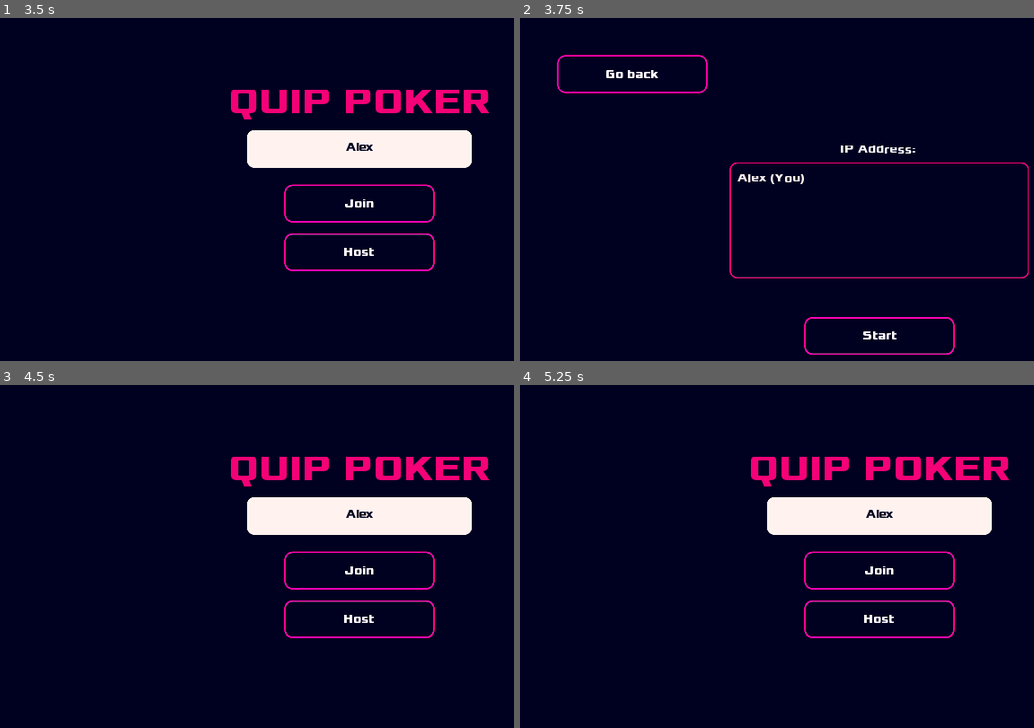
Above: before the commit, frames 1-4 (two rows, left to right).
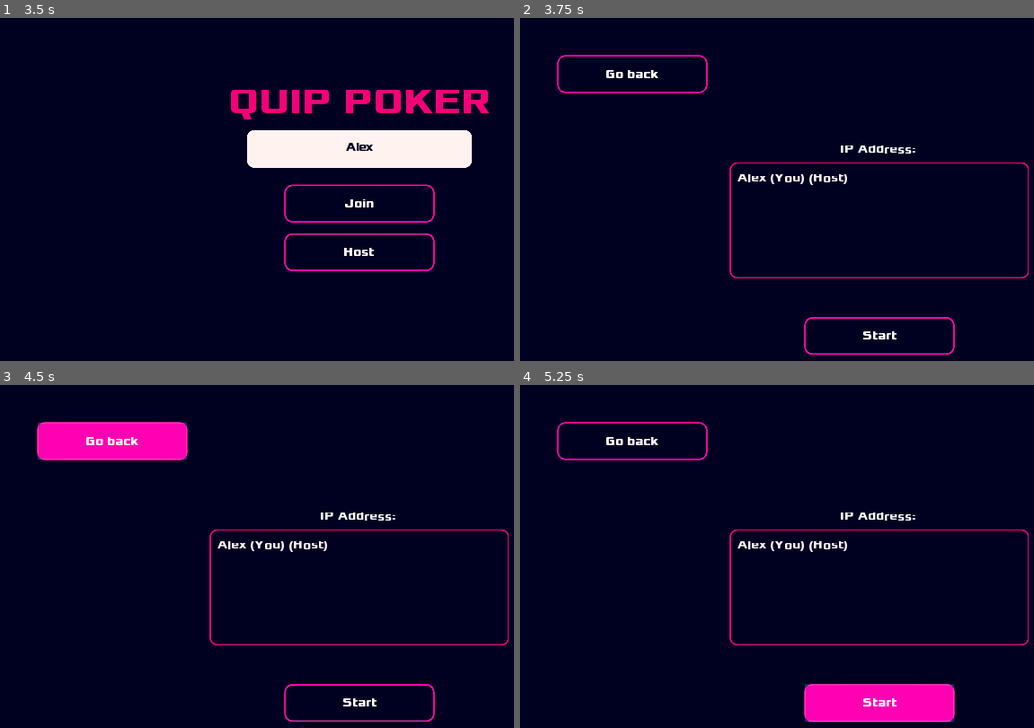
Above: after the commit, the same moments.

Repository: McLovin3/QuipPoker
Game: Godot game, scene res://Scenes/MainMenu.tscn
Same seed, same stepped clock (60 frames per second), same inputs: the game is played once before the commit and once after it.
Inputs (mouse positions are in pixels of both pictures, inside the frame that each line leads up to):
- Up to frame 1 (3.5 s): click (359, 148) at 0.52 s; type "Alex" at 0.6 s; click "Join" at 1.25 s; click (359, 186) at 2.02 s; type "12" at 2.1 s; click "Go Back" at 2.75 s
- Up to frame 2 (3.75 s): click "Host" at 3.5 s
- Up to frame 3 (4.5 s): click "Go back" at 4.25 s
- Up to frame 4 (5.25 s): click (879, 703) at 5 s, where only the run after the commit has a clickable "Start"

Frame 1 is identical in both runs. In frame 2, 0.1% of the frame differs, in the area x 56-64%, y 45-49%; in frame 3, 12%, in the area x 7-99%, y 10-99%; in frame 4, 12%.
Error after the commit: Attempt to call function 'close_connection' in base 'null instance' on a null instance. (res://Scenes/Scripts/HostMenu.gd:29)

Commit message:
Multiplayer works

Diff:
--- a/Scenes/HostMenu.tscn
+++ b/Scenes/HostMenu.tscn
@@ -44,7 +44,7 @@
 margin_bottom = 77.5
 theme = SubResource( 2 )
 
-[node name="NeonButton" parent="." instance=ExtResource( 2 )]
+[node name="StartButton" parent="." instance=ExtResource( 2 )]
 anchor_left = 0.5
 anchor_top = 0.5
 anchor_right = 0.5
@@ -69,4 +69,5 @@
 valign = 1
 
 [connection signal="pressed" from="GoBackButton" to="." method="_on_GoBackButton_pressed"]
-[connection signal="pressed" from="NeonButton" to="." method="_on_NeonButton_pressed"]
+[connection signal="pressed" from="StartButton" to="." method="_on_NeonButton_pressed"]
+[connection signal="pressed" from="StartButton" to="." method="_on_StartButton_pressed"]
--- a/Scenes/Scripts/GameManager.gd
+++ b/Scenes/Scripts/GameManager.gd
@@ -1,4 +1,7 @@
 extends Node2D
+
+signal player_joined(username)
+signal player_left(username)
 
 export var port: int = 7777
 export var max_clients: int = 6
@@ -8,6 +11,7 @@
 var _peer: NetworkedMultiplayerENet
 var _username: String = "" setget set_username, get_username
 var _ip_address: String = "" setget , get_ip_address
+var players: Dictionary = {}
 
 
 func _ready():
@@ -19,15 +23,42 @@
 		"OSX":
 			_ip_address = IP.resolve_hostname(str(OS.get_environment("HOSTNAME")), 1)
 
+	#Server signals
+	get_tree().connect("network_peer_connected", self, "_player_connected")
+	get_tree().connect("network_peer_disconnected", self, "_player_disconnected")
+
+	#Client signals
 	get_tree().connect("connected_to_server", self, "_connected_to_server")
-	get_tree().connect("server_disconnected", self, "_server_disconnected")
-	get_tree().connect("connection_failed", self, "_connection_failed")
 
 
+# Server functions
 func create_server() -> void:
 	_peer = NetworkedMultiplayerENet.new()
 	_peer.create_server(port, max_clients)
 	get_tree().set_network_peer(_peer)
+
+
+func _player_connected(id: int) -> void:
+	rpc_id(id, "_register_player", _username)
+
+
+func _player_disconnected(id: int) -> void:
+	emit_signal("player_left", players[id])
+	players.erase(id)
+
+
+func close_server() -> void:
+	if _peer:
+		_peer.close_connection()
+		get_tree().set_network_peer(null)
+
+
+remote func _register_player(username: String) -> void:
+	players[get_tree().get_rpc_sender_id()] = username
+	emit_signal("player_joined", username)
+
+
+# Client functions
 
 
 func join_server(ip_address: String) -> void:
@@ -37,17 +68,17 @@
 	_connection_timer.start()
 
 
-func _connection_failed() -> void:
-	print("Connection failed!")
+func _connected_to_server() -> void:
+	get_tree().change_scene("res://scenes/LobbyMenu.tscn")
 
 
-func _connected_to_server():
-	get_tree().change_scene("res://scenes/LobbyScene.tscn")
-	print("Connected to server")
+func close_client() -> void:
+	if _peer:
+		_peer.close_connection()
+		get_tree().set_network_peer(null)
 
 
-func _server_disconnected():
-	print("Disconnected from server")
+#General functions
 
 
 func get_ip_address() -> String:
--- a/Scenes/Scripts/HostMenu.gd
+++ b/Scenes/Scripts/HostMenu.gd
@@ -4,16 +4,33 @@
 onready var _name_list: ItemList = $NameList
 onready var _ip_address_label: Label = $IpAddress
 
+var _names: PoolStringArray = []
+
 
 func _ready():
+	GameManager.connect("player_joined", self, "_player_connected")
+	GameManager.connect("player_left", self, "_player_disconnected")
 	_ip_address_label.text = "IP Address: " + GameManager.get_ip_address()
-	_name_list.add_item(GameManager.get_username() + " (You)", null, false)
+	_name_list.add_item(GameManager.get_username() + " (You) (Host)", null, false)
+	_names.append(GameManager.get_username())
+
+
+func _player_disconnected(username: String):
+	_name_list.remove_item(_names.find(username))
+	_names.remove(_names.find(username))
+
+
+func _player_connected(username: String) -> void:
+	_name_list.add_item(username, null, false)
+	_names.append(username)
 
 
 func _on_GoBackButton_pressed():
+	get_tree().network_peer.close_connection()
+	print(get_tree().network_peer)
 	get_tree().change_scene("res://Scenes/MainMenu.tscn")
 
 
-func _on_NeonButton_pressed():
+func _on_StartButton_pressed():
 	if _name_list.get_item_count() > 0:
 		pass
--- a/Scenes/Scripts/JoinMenu.gd
+++ b/Scenes/Scripts/JoinMenu.gd
@@ -10,6 +10,7 @@
 
 
 func _on_GoBackButton_pressed():
+	GameManager.close_client()
 	get_tree().change_scene("res://Scenes/MainMenu.tscn")
 
 
--- a/Scenes/Scripts/LobbyMenu.gd
+++ b/Scenes/Scripts/LobbyMenu.gd
@@ -1,6 +1,32 @@
 extends CanvasLayer
+
+onready var _name_list: ItemList = $NameList
+
+var _names: PoolStringArray = []
+
+
+func _ready():
+	GameManager.connect("player_joined", self, "_player_connected")
+	GameManager.connect("player_left", self, "_player_disconnected")
+	get_tree().connect("server_disconnected", self, "_lobby_closed")
+	_name_list.add_item(GameManager.get_username() + " (You)", null, false)
+	_names.append(GameManager.get_username())
+
+
+func _lobby_closed():
+	get_tree().change_scene("res://Scenes/JoinMenu.tscn")
+
+
+func _player_disconnected(username: String):
+	_name_list.remove_item(_names.find(username))
+	_names.remove(_names.find(username))
+
+
+func _player_connected(username: String) -> void:
+	_name_list.add_item(username, null, false)
+	_names.append(username)
 
 
 func _on_ExitButton_pressed():
-	get_tree().network_peer = null
+	GameManager.close_server()
 	get_tree().change_scene("res://Scenes/JoinMenu.tscn")
--- a/Scenes/Scripts/MainMenu.gd
+++ b/Scenes/Scripts/MainMenu.gd
@@ -12,8 +12,8 @@
 	if _username_input.text == "":
 		_username_input.shake()
 	else:
+		GameManager.create_server()
 		GameManager.set_username(_username_input.text)
-		GameManager.create_server()
 		get_tree().change_scene("res://Scenes/HostMenu.tscn")
 
 
